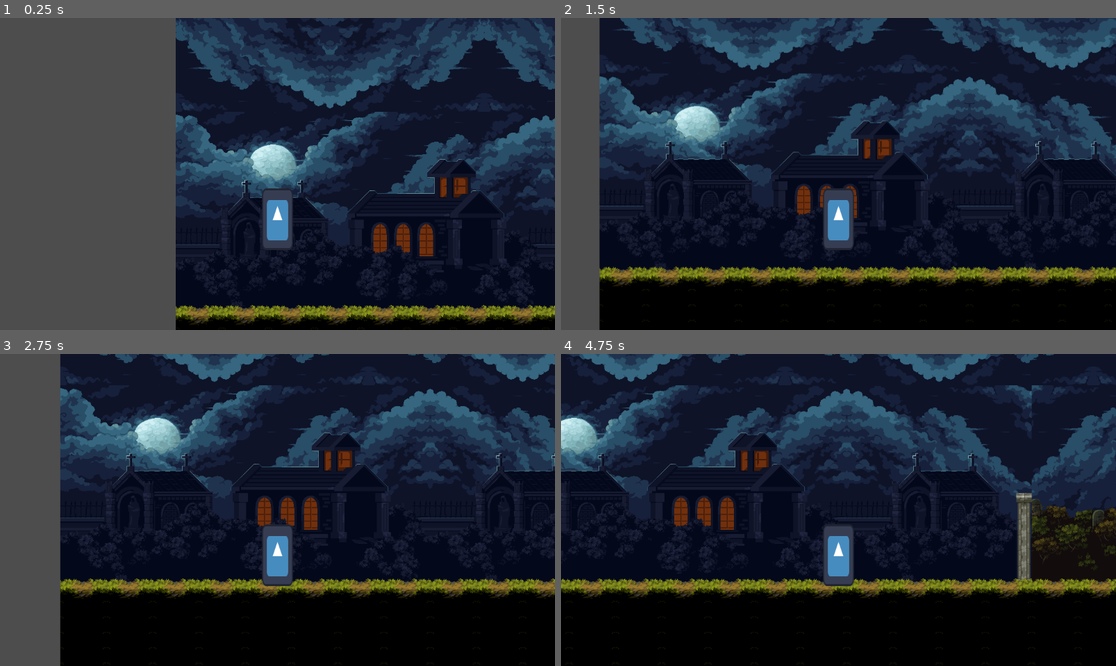
Above: before the commit, frames 1-4 (two rows, left to right).
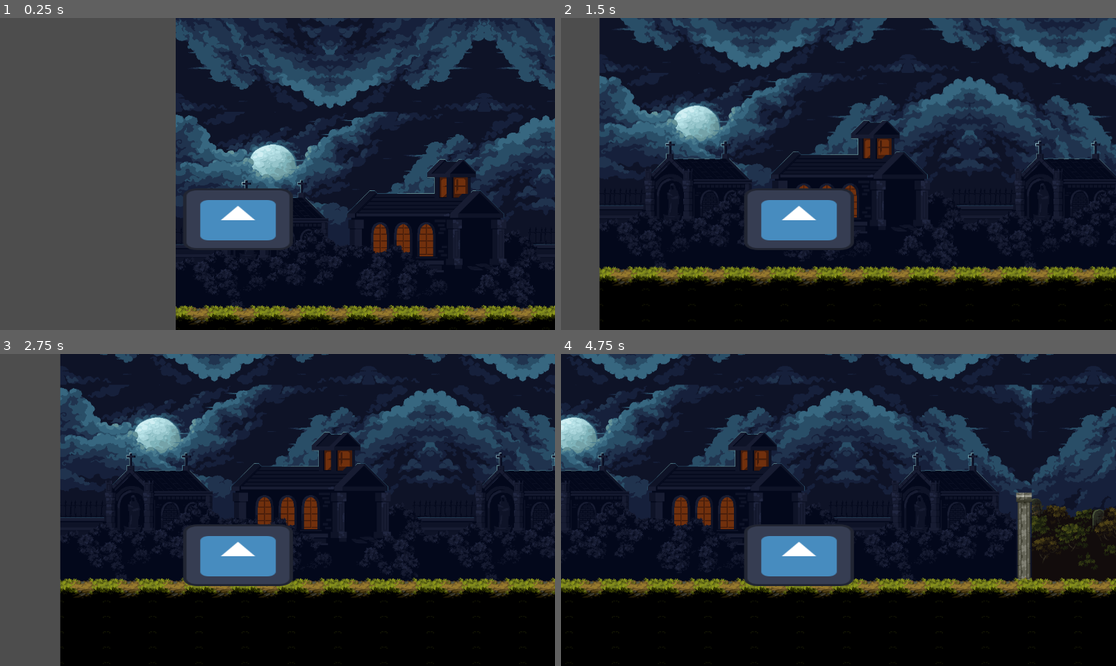
Above: after the commit, the same moments.

Repository: Sofoc/Project-Noir
Game: Godot game, scene res://Scenes/world.tscn
Same seed, same stepped clock (60 frames per second), same inputs: the game is played once before the commit and once after it. The engine's default icon, where the game draws it, is replaced by a stand-in: a white triangle on a blue panel in a dark square.
Inputs:
- Up to frame 1 (0.25 s): no input
- Up to frame 2 (1.5 s): hold D (move_right) from 0.53 s (still down); tap Space (jump) at 0.77 s
- Up to frame 3 (2.75 s): tap Space (jump) at 1.52 s; release D (move_right) at 2.03 s; hold A (move_left) from 2.03 s (still down)
- Up to frame 4 (4.75 s): release A (move_left) at 2.78 s; hold D (move_right) 2.78-4.28 s; tap Space (jump) at 3.02, 3.77, 4.52 s; hold A (move_left) from 4.28 s (still down)

The runs differ from the first frame. In frame 1, 3.0% of the frame differs, in the area x 33-53%, y 54-75%; in frame 2, 4.6%; in frame 3, 4.8%; in frame 4, 5.0%, in the area x 0-100%, y 0-78%.

Commit message:
Einai pio xontros

Diff:
--- a/Scenes/player.tscn
+++ b/Scenes/player.tscn
@@ -4,18 +4,18 @@
 [ext_resource type="Texture2D" uid="uid://wfrsfwr65mb0" path="res://icon.svg" id="1_p3ug3"]
 
 [sub_resource type="RectangleShape2D" id="RectangleShape2D_pp7gc"]
-size = Vector2(62, 126)
+size = Vector2(226, 126)
 
 [node name="Player" type="CharacterBody2D"]
 script = ExtResource("1_nj7bp")
 
 [node name="Sprite2D" type="Sprite2D" parent="."]
-position = Vector2(0, -66)
-scale = Vector2(0.5, 1)
+position = Vector2(-82, -66)
+scale = Vector2(1.78125, 1)
 texture = ExtResource("1_p3ug3")
 
 [node name="CollisionShape2D" type="CollisionShape2D" parent="."]
-position = Vector2(1, -66)
+position = Vector2(-82, -67)
 shape = SubResource("RectangleShape2D_pp7gc")
 
 [node name="Camera2D" type="Camera2D" parent="."]
